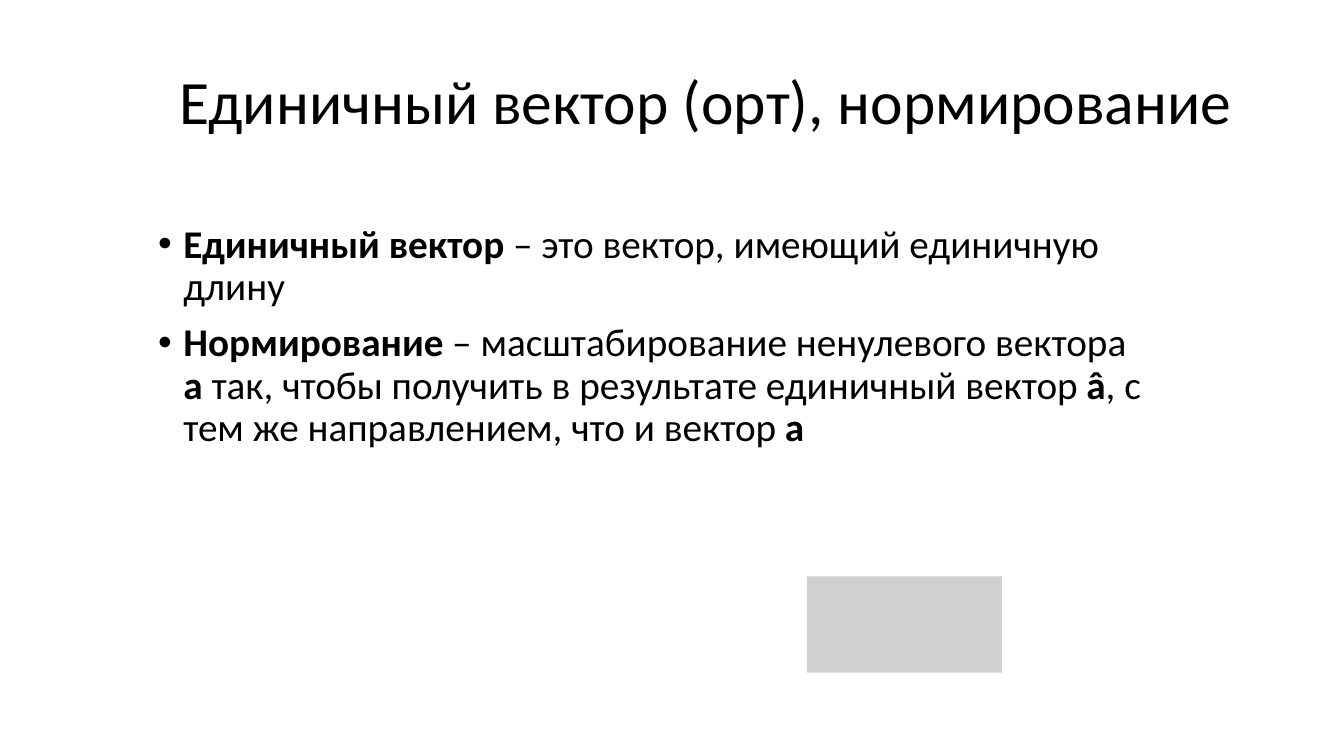
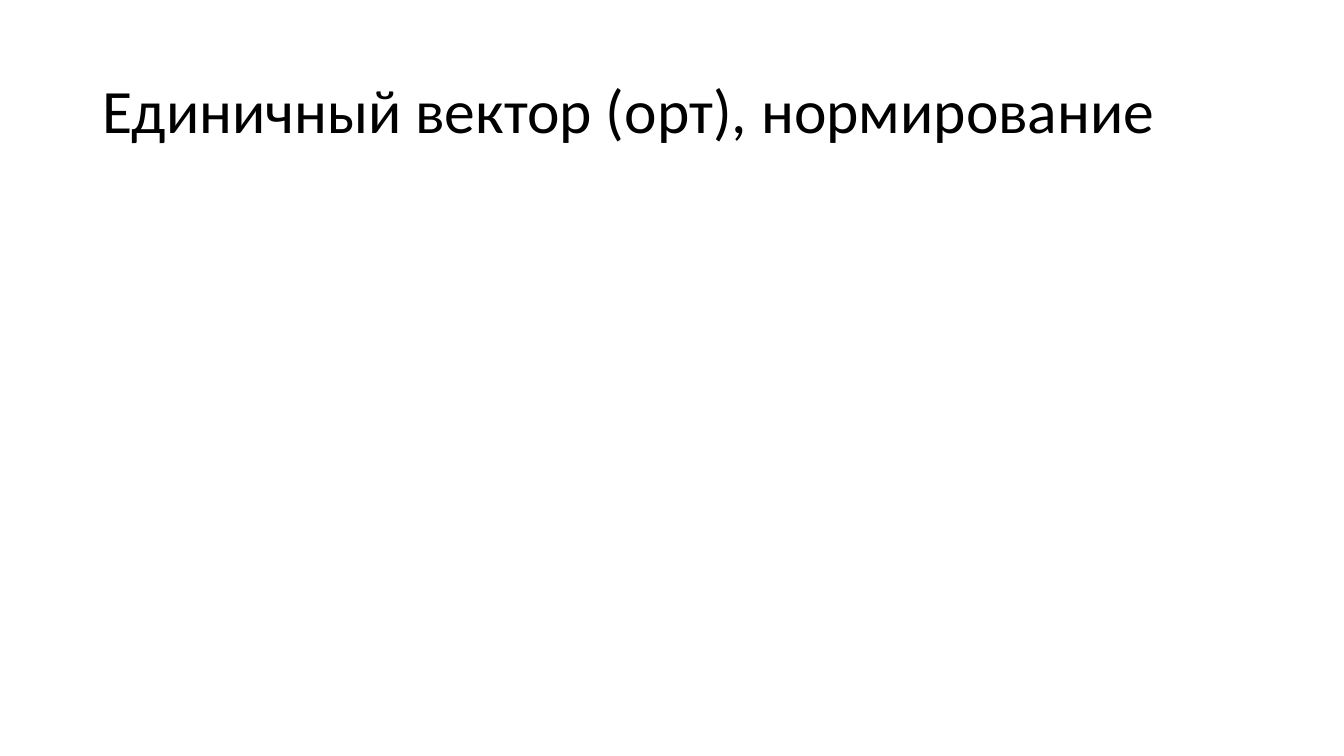
Before and after one commit to alexey-malov/cg-course, a slide deck: slide 29 of lectures/04 - Векторный анализ, трансформации и матрицы.pptx (slide 31 before the commit). Drawn at 1344x756 pixels with LibreOffice and Linux fonts; fonts in the diff are those of the drawing; grey boxes stand for pictures. Boxes give left, top, right and bottom in pixels: in the first picture for what was removed or moved away, otherwise in the second. Text is boxed around its words. In the diff, an @@ line names an element or a change of style, - is before the commit and + after.

```diff
--- a/lectures/04 - Векторный анализ, трансформации и матрицы.pptx
+++ b/lectures/04 - Векторный анализ, трансформации и матрицы.pptx
@@ title "Единичный вектор (орт), нормирование" moved from (x1=179, y1=79, x2=1231, y2=134) to (x1=102, y1=88, x2=1154, y2=143) @@
@@ text removed at (x1=183, y1=231, x2=1141, y2=448) @@
-• Единичный вектор – это вектор, имеющий единичную длину
-• Нормирование – масштабирование ненулевого вектора a так, чтобы получить в результате единичный вектор â, с тем же направлением, что и вектор a
@@ picture removed at (x1=808, y1=577, x2=1003, y2=673) @@
```
Also in this commit, not shown: 26 other slides changed, 1 slide added, 4 slides removed, 31 other files.
